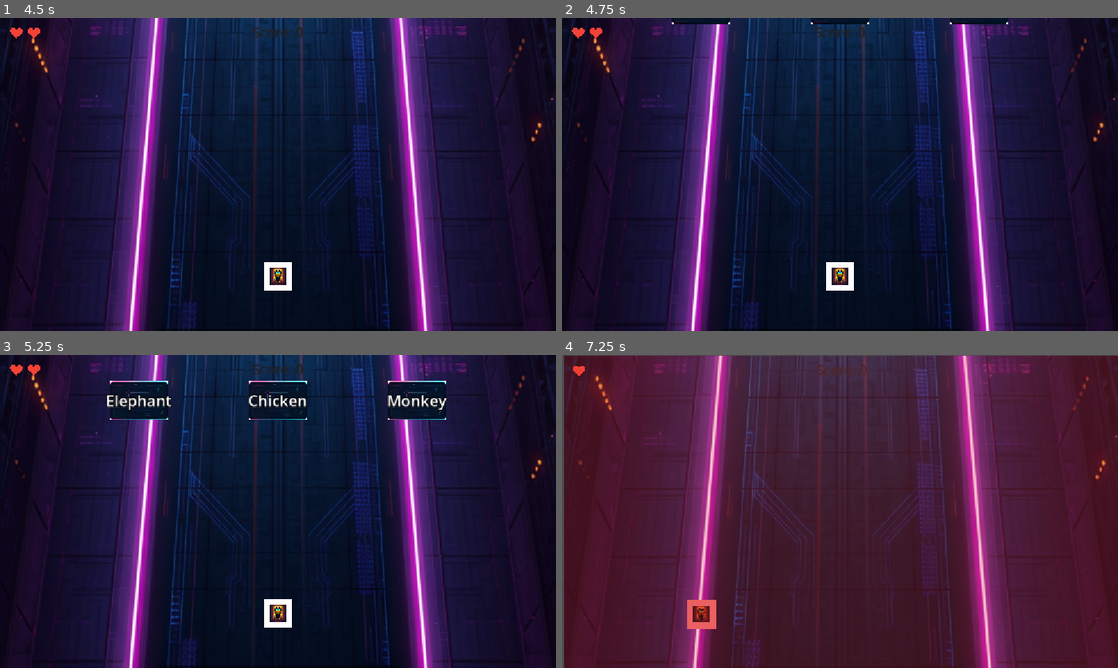
Above: before the commit, frames 1-4 (two rows, left to right).
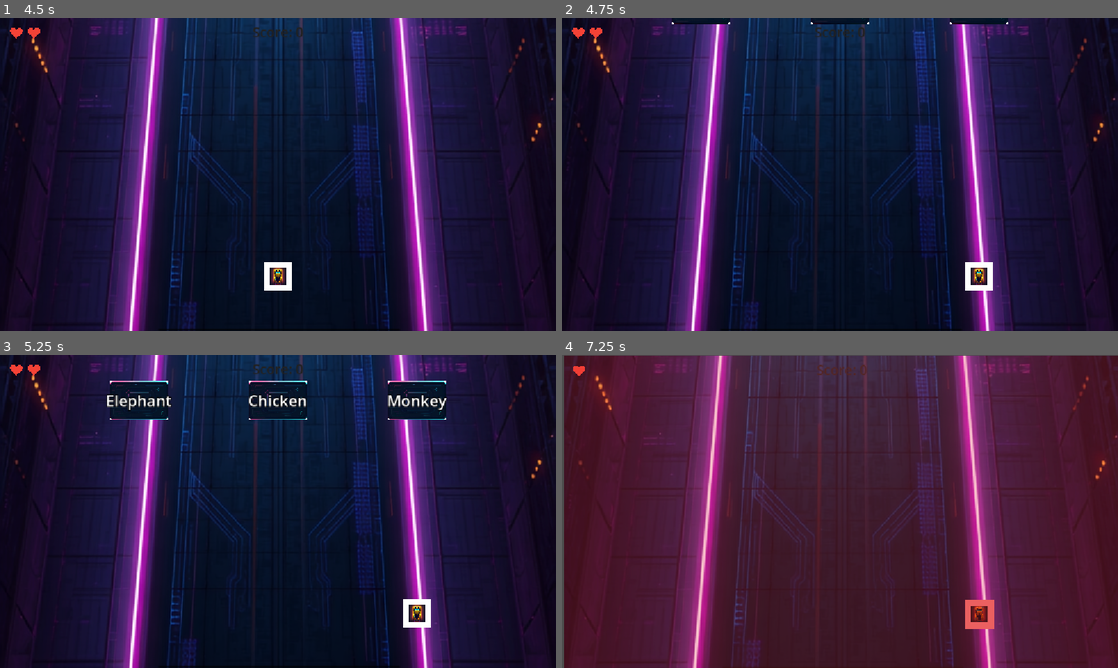
Above: after the commit, the same moments.

Repository: leoliangmc-stack/project-002-word-runner
Game: Godot game, scene res://scenes/menu/MainMenu.tscn
Same seed, same stepped clock (60 frames per second), same inputs: the game is played once before the commit and once after it.
Inputs (mouse positions are in pixels of both pictures, inside the frame that each line leads up to):
- Up to frame 1 (4.5 s): click "Play" at 0.5 s; move the mouse to (400, 158) at 1.27 s; hold Right (ui_right) 1.28-2 s; click (400, 158) at 1.42 s; drag from (166, 190) to (139, 99) at 2.02 s; move the mouse to (333, 105) at 2.77 s; hold Right (ui_right) 2.78-3.5 s; click (333, 105) at 2.92 s; drag from (250, 237) to (417, 274) at 3.52 s; tap Enter at 4.25 s; move the mouse to (444, 221) at 4.27 s; hold Left (ui_left) from 4.28 s (still down); click (444, 221) at 4.42 s
- Up to frame 2 (4.75 s): keep holding Left (ui_left)
- Up to frame 3 (5.25 s): release Left (ui_left) at 5 s; drag from (111, 464) to (417, 370) at 5.02 s
- Up to frame 4 (7.25 s): move the mouse to (867, 511) at 5.77 s; hold Left (ui_left) 5.78-6.5 s; click (867, 511) at 5.92 s; drag from (756, 433) to (728, 527) at 6.52 s

Frame 1 is identical in both runs. In frame 2, 0.9% of the frame differs, in the area x 47-78%, y 78-88%; in frame 3, 0.9%; in frame 4, 1.0%, in the area x 22-78%, y 78-88%.

Commit message:
Fix touch dead zone: full-screen Controls swallowed play-area touches
Background and HUD in Game.tscn kept the default mouse_filter STOP, so
they consumed touches before Player._unhandled_input ran. On phones the
expanded viewport left uncovered area below the 648px play rect, which
is why touch only worked below the visible play field. Set mouse_filter
IGNORE on Background, BackgroundArt, and HUD, and add a scene-composition
test that pushes real ScreenTouch events through the full Game scene.

Co-Authored-By: Claude Fable 5 <noreply@anthropic.com>

Diff:
--- a/word-runner/scenes/game/Game.tscn
+++ b/word-runner/scenes/game/Game.tscn
@@ -14,18 +14,21 @@
 [node name="Background" type="ColorRect" parent="."]
 offset_right = 1152.0
 offset_bottom = 648.0
+mouse_filter = 2
 color = Color(0.9607843, 0.9607843, 0.9607843, 1)
 
 [node name="BackgroundArt" type="TextureRect" parent="."]
 visible = false
 offset_right = 1152.0
 offset_bottom = 648.0
+mouse_filter = 2
 expand_mode = 1
 stretch_mode = 6
 
 [node name="HUD" type="Control" parent="."]
 offset_right = 1152.0
 offset_bottom = 648.0
+mouse_filter = 2
 
 [node name="ScoreLabel" type="Label" parent="HUD"]
 offset_left = 470.0
--- /dev/null
+++ b/word-runner/tests/GameSceneTouchTestScene.tscn
@@ -0,0 +1,6 @@
+[gd_scene load_steps=2 format=3]
+
+[ext_resource type="Script" path="res://tests/game_scene_touch_test.gd" id="1"]
+
+[node name="GameSceneTouchTest" type="Node2D"]
+script = ExtResource("1")
--- /dev/null
+++ b/word-runner/tests/game_scene_touch_test.gd
@@ -0,0 +1,44 @@
+extends Node2D
+## Scene-composition test: touches inside the play area must reach the Player.
+## Guards against full-screen Controls (Background, HUD) swallowing touches
+## before they reach Player._unhandled_input — the touch logic itself is
+## covered by touch_input_test.gd; this covers the Game.tscn node stack.
+## (Desktop mouse clicks become emulated ScreenTouch in the Input pipeline and
+## take this same route; headless can't simulate that upstream part, so only
+## the touch route is asserted here.) Run as main scene:
+## godot --headless --path . res://tests/GameSceneTouchTestScene.tscn
+
+const GameScene := preload("res://scenes/game/Game.tscn")
+
+func _ready() -> void:
+	var game = GameScene.instantiate()
+	add_child(game)
+	var player = game.get_node("Player")
+	assert(player.current_lane == 1, "player should start in the middle lane")
+
+	# Tap inside the Background/HUD rect (1152x648), left then right half.
+	_tap(Vector2(300, 300))
+	assert(player.current_lane == 0,
+		"a tap inside the play area should move the player one lane left")
+
+	_tap(Vector2(900, 300))
+	assert(player.current_lane == 1,
+		"a tap on the right half of the play area should move one lane right")
+
+	print("Game scene touch test: PASS")
+	get_tree().quit()
+
+## Positions are viewport-local (in_local_coords = true): the headless window
+## size differs from the game viewport, so window coords would get rescaled.
+func _tap(at: Vector2) -> void:
+	var press := InputEventScreenTouch.new()
+	press.index = 0
+	press.position = at
+	press.pressed = true
+	get_viewport().push_input(press, true)
+
+	var release := InputEventScreenTouch.new()
+	release.index = 0
+	release.position = at
+	release.pressed = false
+	get_viewport().push_input(release, true)
Not shown, added: word-runner/tests/game_scene_touch_test.gd.uid
Not shown, changed: CHANGELOG.md
Not shown, changed: TASKS.md
Not shown, changed: TEST_PLAN.md
